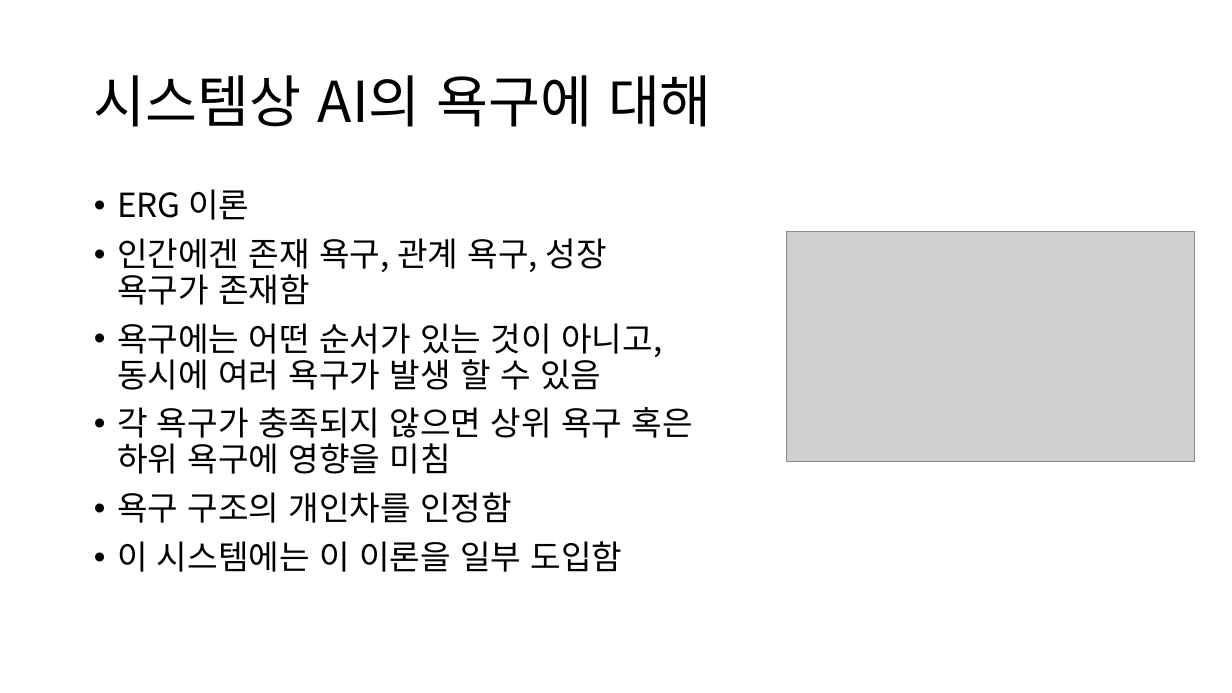
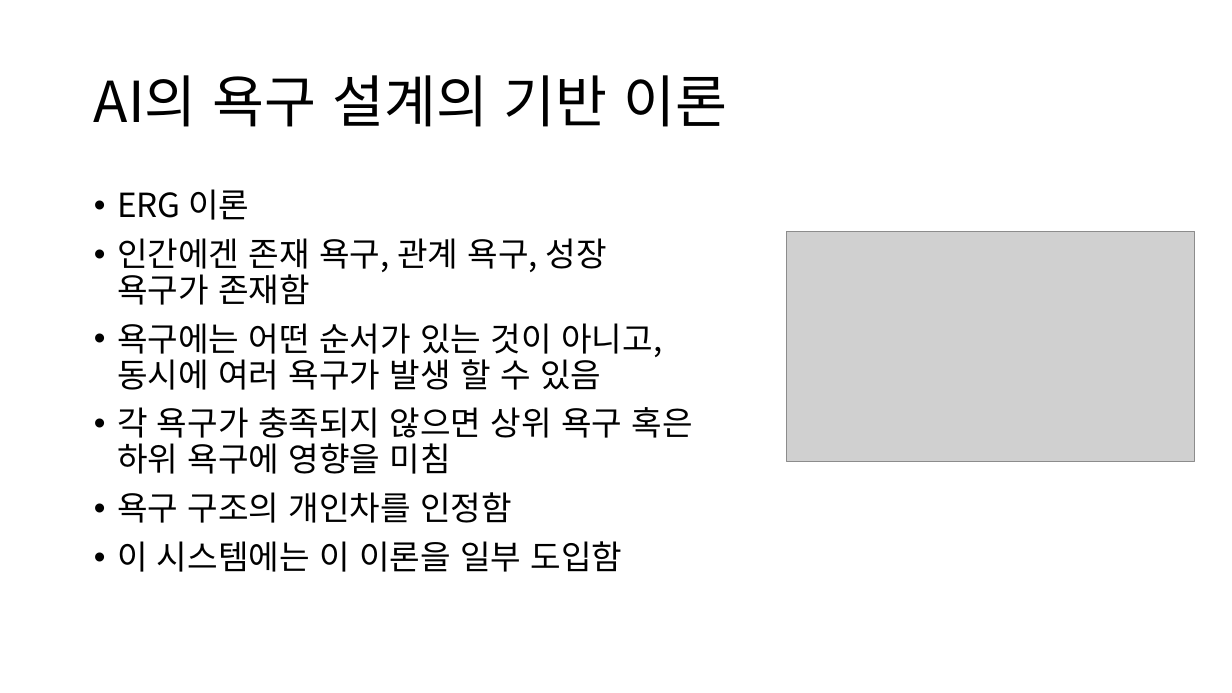
Before and after one commit to pilboy97/SchoolSim, a slide deck: slide 6 of Doc/Utility AI의 구현과 검증.pptx. Drawn at 1232x693 pixels with LibreOffice and Linux fonts; fonts in the diff are those of the drawing; grey boxes stand for pictures. Boxes give left, top, right and bottom in pixels: in the first picture for what was removed or moved away, otherwise in the second. Text is boxed around its words. In the diff, an @@ line names an element or a change of style, - is before the commit and + after.

```diff
--- a/Doc/Utility AI의 구현과 검증.pptx
+++ b/Doc/Utility AI의 구현과 검증.pptx
@@ title at (x1=94, y1=75, x2=728, y2=127): text changed @@
-시스템상 AI의 욕구에 대해
+AI의 욕구 설계의 기반 이론
```
Also in this commit, not shown: 7 other slides changed, 5 slides added, 1 slide removed, 26 other files.
